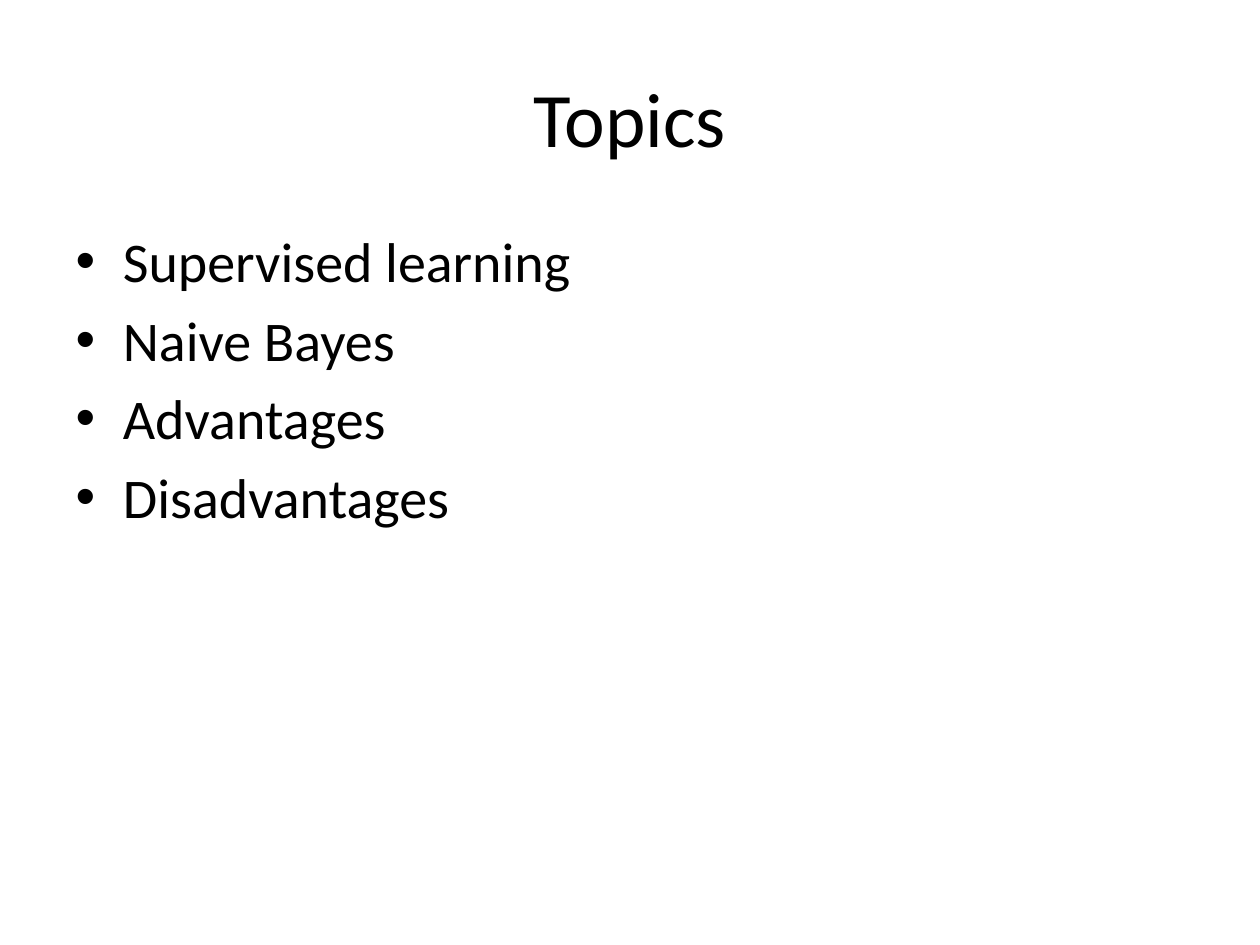
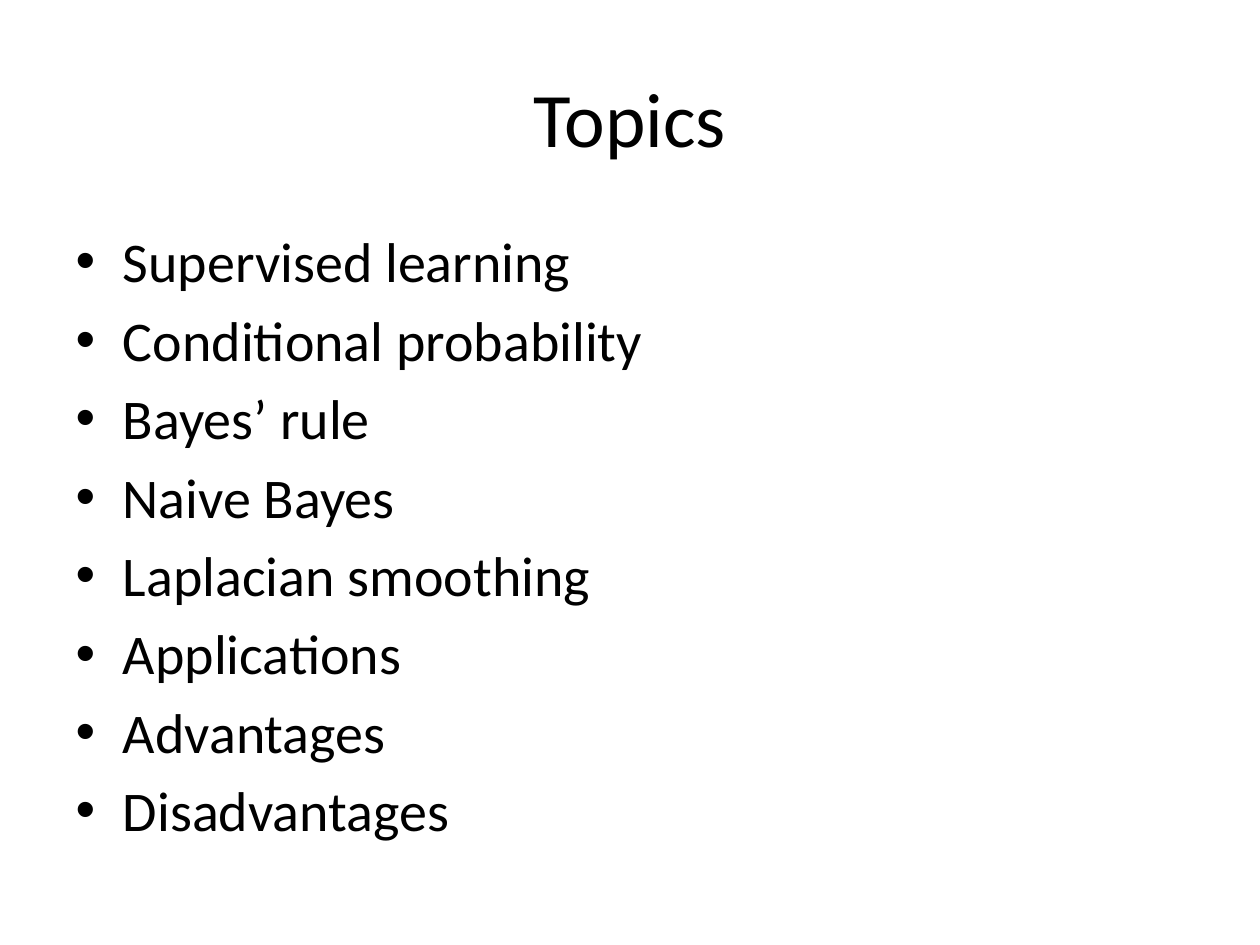
Before and after one commit to look4pritam/ArtificialIntelligence, a slide deck: slide 2 of MachineLearning/NaiveBayes/NaiveBayes.pptx. Drawn at 1260x945 pixels with LibreOffice and Linux fonts; fonts in the diff are those of the drawing. Boxes give left, top, right and bottom in pixels: in the first picture for what was removed or moved away, otherwise in the second. Text is boxed around its words. In the diff, an @@ line names an element or a change of style, - is before the commit and + after.

```diff
--- a/MachineLearning/NaiveBayes/NaiveBayes.pptx
+++ b/MachineLearning/NaiveBayes/NaiveBayes.pptx
@@ text at (x1=123, y1=322, x2=642, y2=448): paragraphs added @@
+• Conditional probability
+• Bayes’ rule
@@ text at (x1=123, y1=557, x2=590, y2=683): paragraphs added @@
+• Laplacian smoothing
+• Applications
```
Also in this commit, not shown: 6 slides added.
